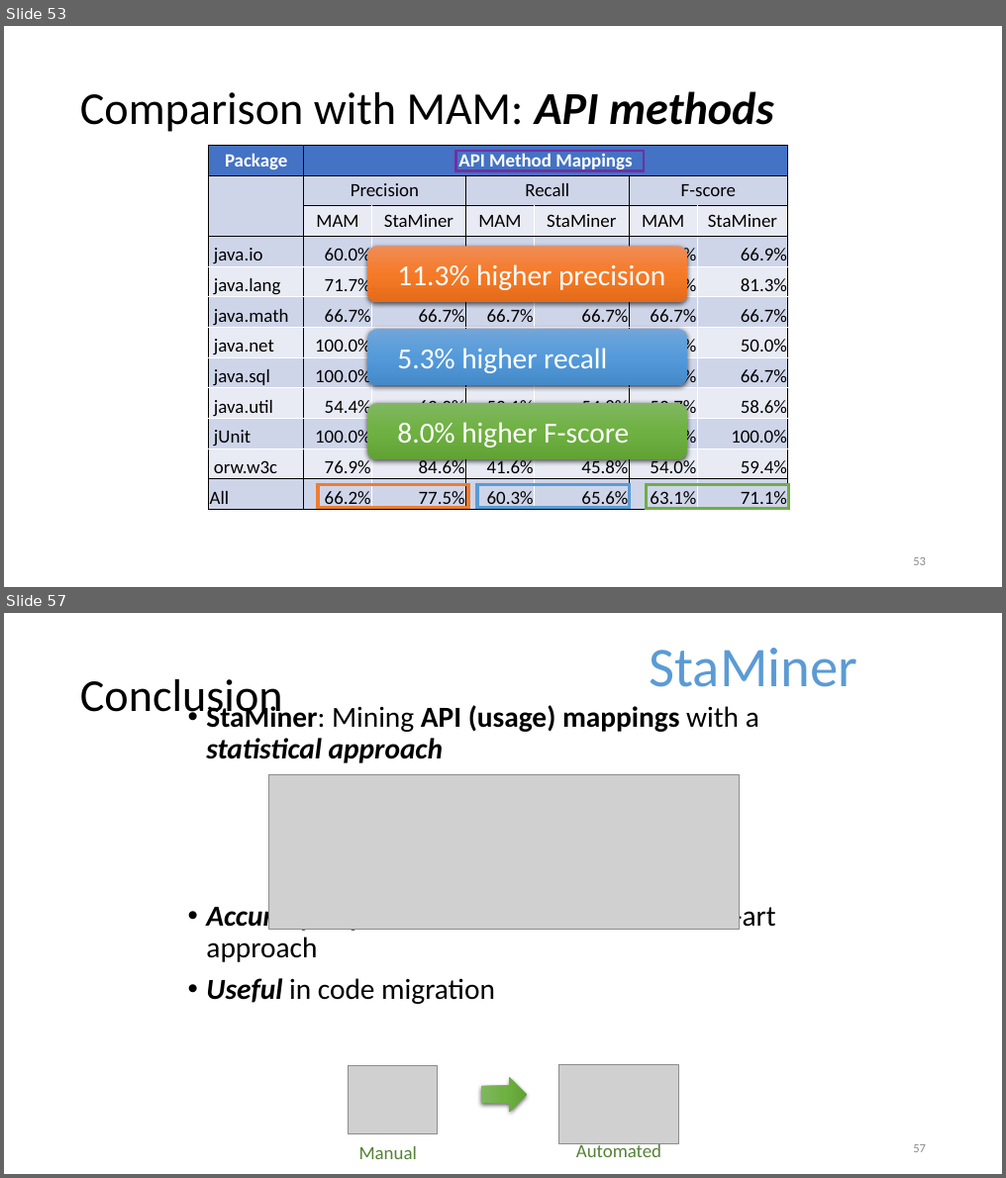
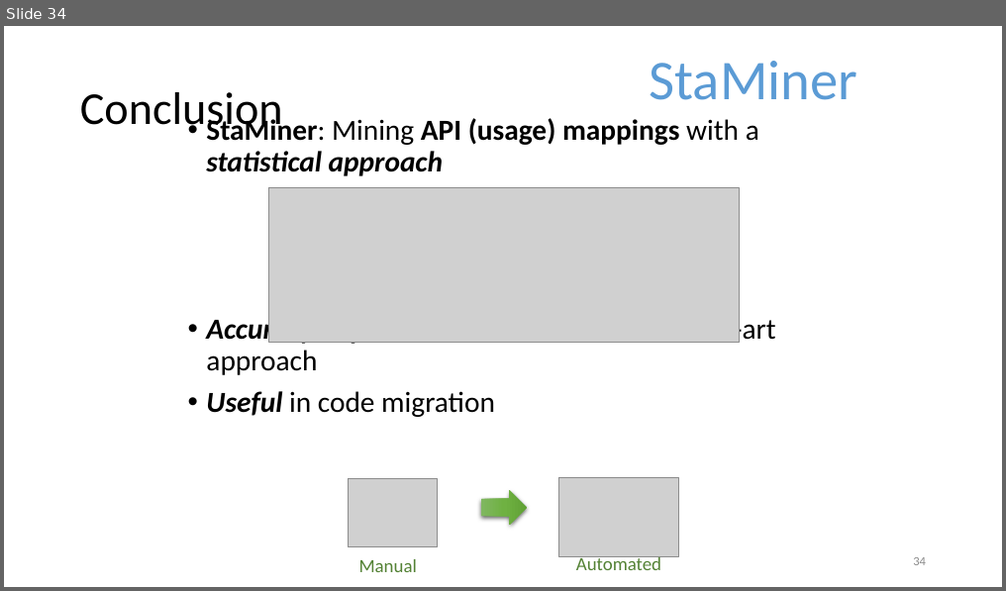
Before and after one commit to nguyenhoan/CPatMiner, a slide deck: CPatMiner_2.pptx. Shown one above the other, each under a label of ours: slides 53 and 57 before the commit, slide 34 after it; the slides between them are not shown. The pictures are 1006x1178 and 1006x591 pixels, drawn with LibreOffice and Linux fonts; fonts in the diff are those of the drawing; grey boxes stand for pictures. Boxes give left, top, right and bottom in pixels: in the first picture for what was removed or moved away, otherwise in the second. Text is boxed around its words. In the diff, an @@ line names an element or a change of style, - is before the commit and + after.

Commit message:
minor

```diff
--- a/CPatMiner_2.pptx
+++ b/CPatMiner_2.pptx
@@ slide 53 removed at (4, 26, 1002, 587), background #FFFFFF @@
@@ title removed at (80, 91, 774, 132) @@
-Comparison with MAM: API methods
@@ table removed at (209, 145, 788, 513), 12 rows, 7 columns @@
-Package | API Method Mappings |  |  |  |  | 
- | Precision |  | Recall |  | F-score | 
- | MAM | StaMiner | MAM | StaMiner | MAM | StaMiner
-java.io | 60.0% | 70.0% | 54.5% | 64.0% | 57.1% | 66.9%
-java.lang | 71.7% | 86.7% | 69.6% | 76.5% | 70.6% | 81.3%
-java.math | 66.7% | 66.7% | 66.7% | 66.7% | 66.7% | 66.7%
-java.net | 100.0% | 100.0% | 33.3% | 33.3% | 50.0% | 50.0%
-java.sql | 100.0% | 100.0% | 50.0% | 50.0% | 66.7% | 66.7%
-java.util | 54.4% | 63.0% | 53.1% | 54.8% | 53.7% | 58.6%
-jUnit | 100.0% | 100.0% | 100.0% | 100.0% | 100.0% | 100.0%
-orw.w3c | 76.9% | 84.6% | 41.6% | 45.8% | 54.0% | 59.4%
-All | 66.2% | 77.5% | 60.3% | 65.6% | 63.1% | 71.1%
@@ rectangle removed at (456, 151, 645, 172) @@
@@ rounded rectangle removed at (368, 246, 687, 303) @@
-11.3% higher precision
@@ rounded rectangle removed at (368, 329, 687, 386) @@
-5.3% higher recall
@@ rounded rectangle removed at (368, 403, 687, 461) @@
-8.0% higher F-score
@@ rectangle removed at (318, 485, 468, 508) @@
@@ rectangle removed at (477, 485, 629, 508) @@
@@ rectangle removed at (647, 485, 788, 509) @@
@@ page number removed at (913, 558, 926, 566) @@
-53
@@ what was slide 57 is now slide 34 @@
@@ page number at (913, 558, 926, 566): text changed @@
-57
+34
```
Also in this commit, not shown: 22 other slides removed.
